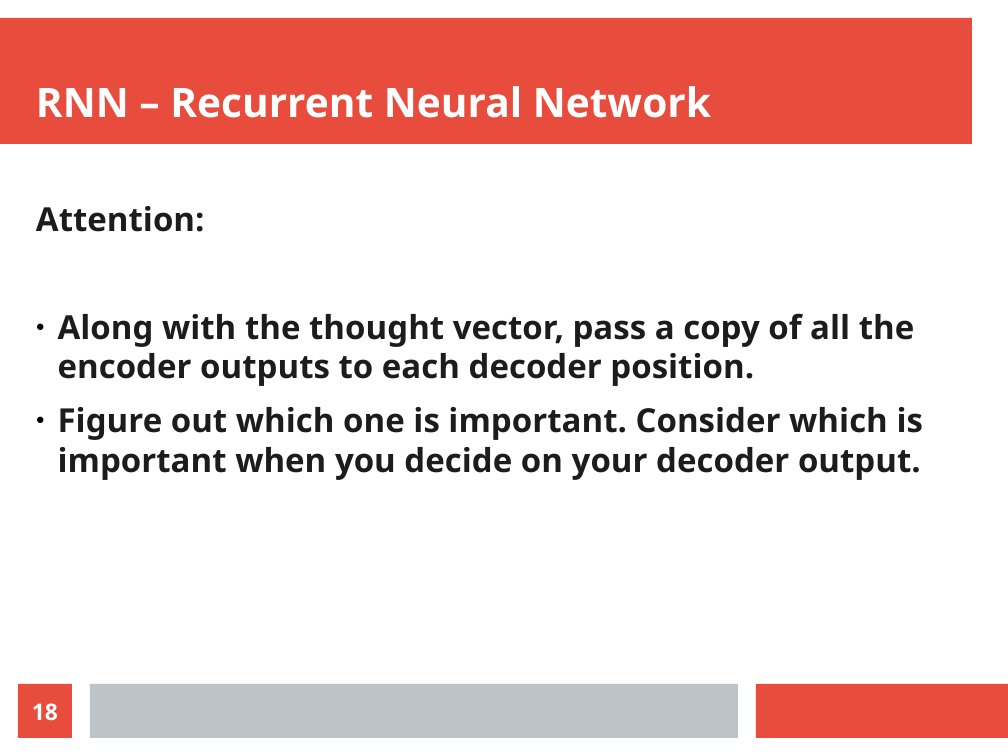
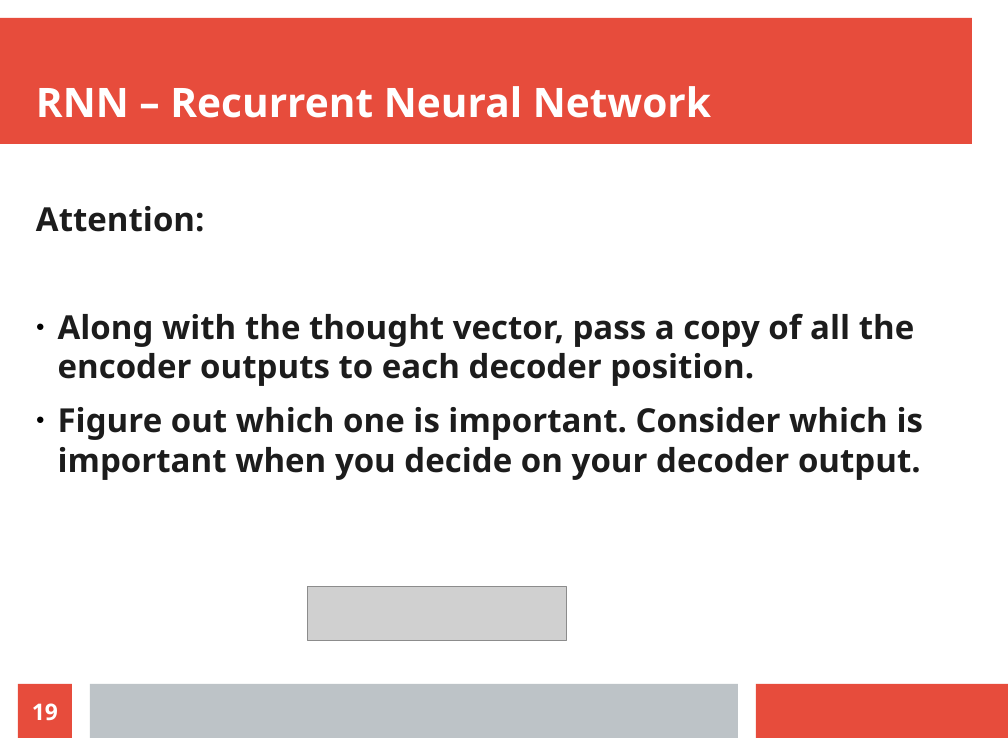
Before and after one commit to radiodee1/liebman_spring20, a slide deck: slide 19 of pdf/thesis_presentation.odp (slide 18 before the commit). Drawn at 1008x756 pixels with LibreOffice and Linux fonts; fonts in the diff are those of the drawing; grey boxes stand for pictures. Boxes give left, top, right and bottom in pixels: in the first picture for what was removed or moved away, otherwise in the second. Text is boxed around its words. In the diff, an @@ line names an element or a change of style, - is before the commit and + after.

```diff
--- a/pdf/thesis_presentation.odp
+++ b/pdf/thesis_presentation.odp
@@ picture added at <box>308,587,567,640</box> @@
@@ page number at <box>32,703,58,721</box>: text changed @@
-18
+19
```
Also in this commit, not shown: 2 slides added.
